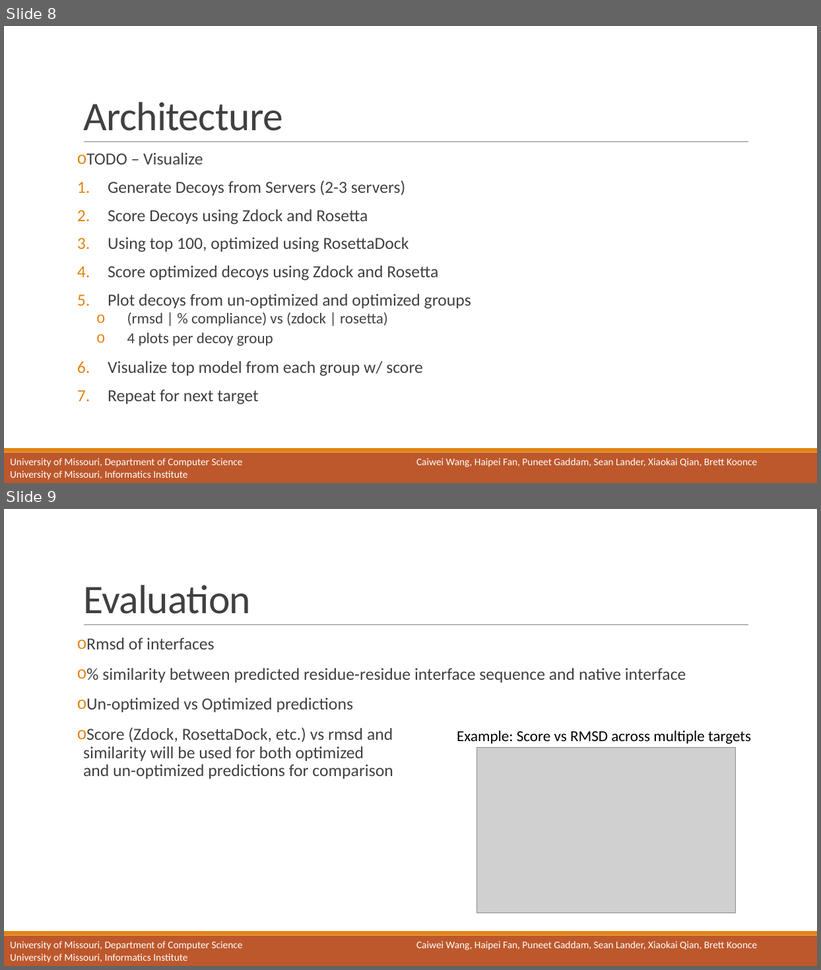
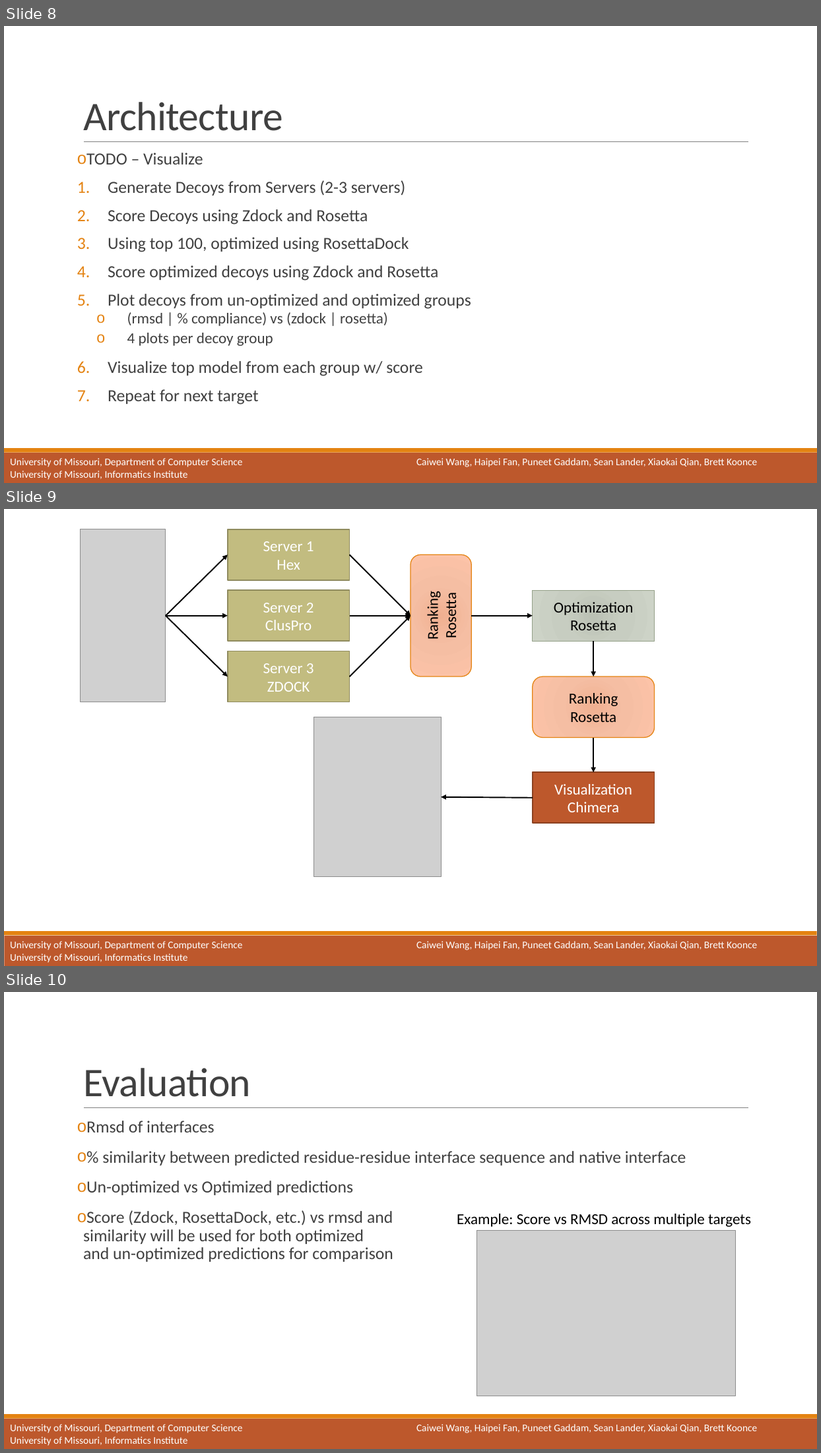
Before and after one commit to MizzouCMMSGroup1/ProteinDocking, a slide deck: doc/Protein-Protein Docking.pptx. Shown one above the other, each under a label of ours: slides 8 and 9 before the commit, slides 8, 9 and 10 after it. The pictures are 821x970 and 821x1453 pixels, drawn with LibreOffice and Linux fonts; fonts in the diff are those of the drawing; grey boxes stand for pictures; background and template pictures are left out. Boxes give left, top, right and bottom in pixels: in the first picture for what was removed or moved away, otherwise in the second. Text is boxed around its words. In the diff, an @@ line names an element or a change of style, - is before the commit and + after.

```diff
--- a/doc/Protein-Protein Docking.pptx
+++ b/doc/Protein-Protein Docking.pptx
@@ slide 9 added at [4,509,817,966], background #FFFFFF; not listed: 4 template elements that a slide beside it also shows @@
@@ picture added at [81,529,166,702] @@
@@ rectangle added at [228,529,350,580], fill #C2BC80, outline #908B5F 1.25 pt, 18 pt, text #FFFFFF @@
+Server 1
+Hex
@@ arrow added from (166, 616) to (228, 555), #000000 1.5 pt @@
@@ arrow added from (350, 555) to (411, 616), #000000 1.5 pt @@
@@ rounded rectangle added at [411,555,472,677], fill gradient #F0B191 to #F5BEA4 to #FDC3A8, outline #E48312 1 pt, 18 pt, text #000000 @@
+Ranking
+Rosetta
@@ rectangle added at [228,590,350,641], fill #C2BC80, outline #908B5F 1.25 pt, 18 pt, text #FFFFFF @@
+Server 2
+ClusPro
@@ rectangle added at [533,590,655,641], fill gradient #BBC3B5 to #C7CDC1 to #CDD4C7, outline #94A088 1 pt, 18 pt, text #000000 @@
+Optimization
+Rosetta
@@ arrow added from (166, 616) to (228, 616), #000000 1.5 pt @@
@@ arrow added from (166, 616) to (228, 677), #000000 1.5 pt @@
@@ arrow added from (350, 616) to (411, 616), #000000 1.5 pt @@
@@ arrow added from (350, 677) to (411, 616), #000000 1.5 pt @@
@@ arrow added from (472, 616) to (533, 616), #000000 1.5 pt @@
@@ arrow added from (594, 642) to (594, 677), #000000 1.5 pt @@
@@ rectangle added at [228,651,350,702], fill #C2BC80, outline #908B5F 1.25 pt, 18 pt, text #FFFFFF @@
+Server 3
+ZDOCK
@@ rounded rectangle added at [533,677,655,738], fill gradient #F0B191 to #F5BEA4 to #FDC3A8, outline #E48312 1 pt, 18 pt, text #000000 @@
+Ranking
+Rosetta
@@ picture added at [314,718,441,877] @@
@@ arrow added from (594, 738) to (594, 772), #000000 1.5 pt @@
@@ rectangle added at [533,772,655,823], fill #BD582C, outline #8C4121 1.25 pt, 18 pt, text #FFFFFF @@
+Visualization
+Chimera
@@ arrow added from (533, 798) to (442, 797), #000000 1.5 pt @@
@@ what was slide 9 is now slide 10 @@
```
Also in this commit, not shown: 9 other files.
